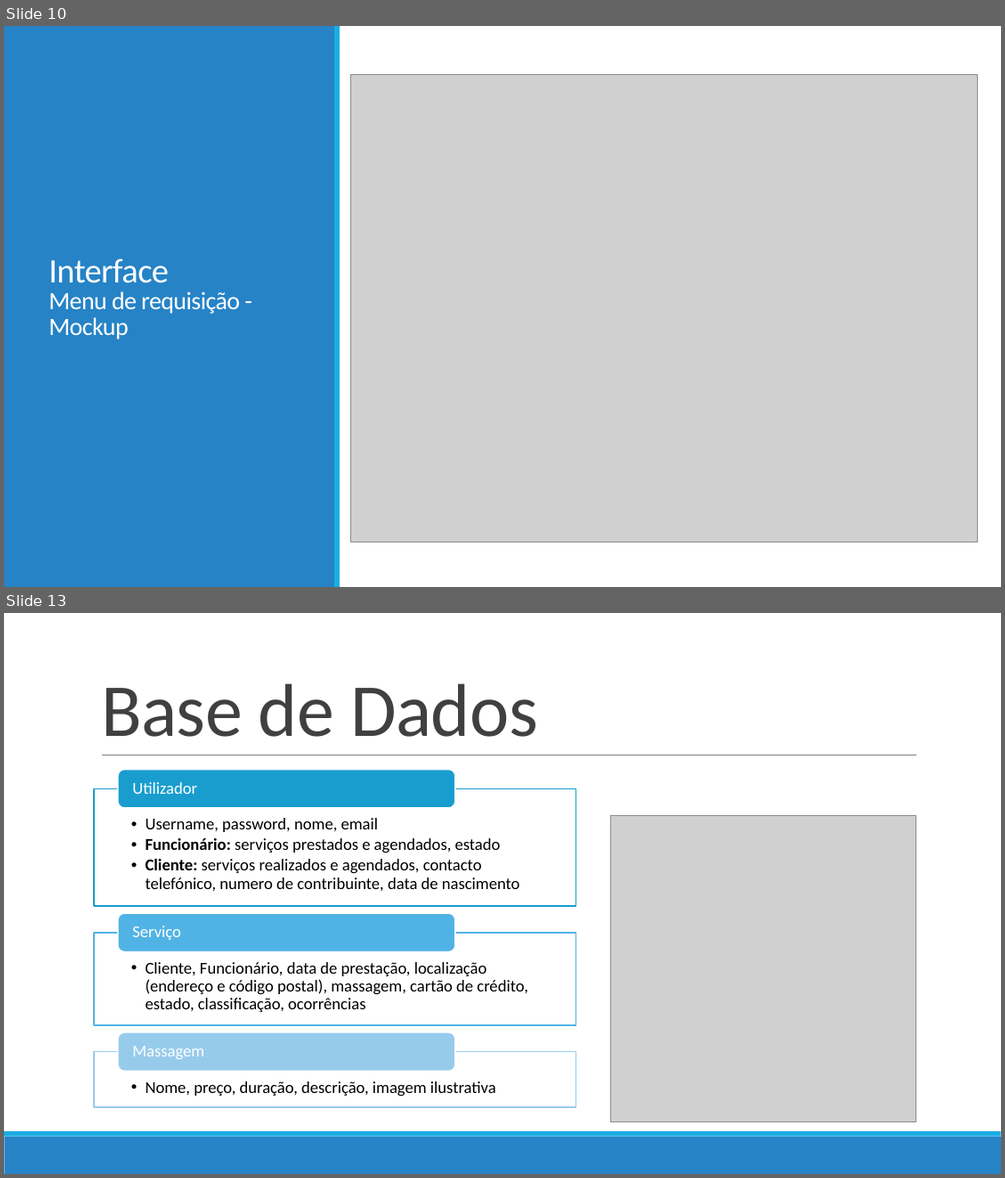
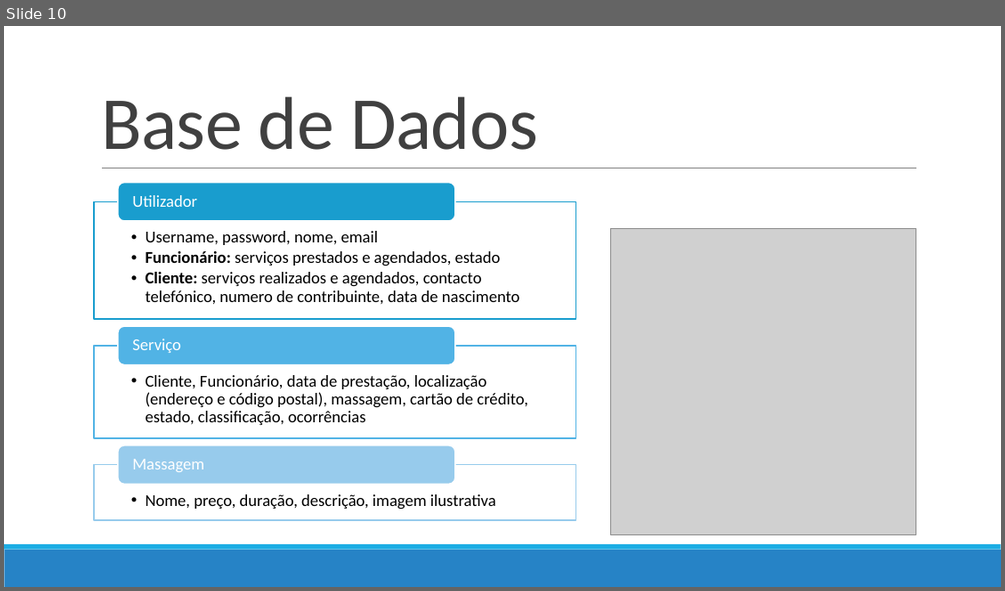
Before and after one commit to ruicalheno133/home-massage, a slide deck: Parte_III/Apresentação 3.pptx. Shown one above the other, each under a label of ours: slides 10 and 13 before the commit, slide 10 after it; the slides between them are not shown. The pictures are 1005x1178 and 1005x591 pixels, drawn with LibreOffice and Linux fonts; fonts in the diff are those of the drawing; grey boxes stand for pictures. Boxes give left, top, right and bottom in pixels: in the first picture for what was removed or moved away, otherwise in the second. Text is boxed around its words. In the diff, an @@ line names an element or a change of style, - is before the commit and + after.

```diff
--- a/Parte_III/Apresentação 3.pptx
+++ b/Parte_III/Apresentação 3.pptx
@@ slide 10 removed at (x1=4, y1=26, x2=1001, y2=587), background #FFFFFF @@
@@ rectangle removed at (x1=4, y1=26, x2=335, y2=587) @@
@@ rectangle removed at (x1=334, y1=26, x2=340, y2=587) @@
@@ picture removed at (x1=351, y1=75, x2=978, y2=542) @@
@@ title removed at (x1=48, y1=258, x2=240, y2=339) @@
-Interface
-Menu de requisição - Mockup
@@ what was slide 13 is now slide 10 @@
```
Also in this commit, not shown: 4 slides changed, 4 slides added, 5 other slides removed.
